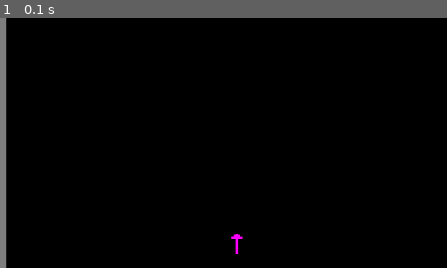
Above: before the commit, frame 1.
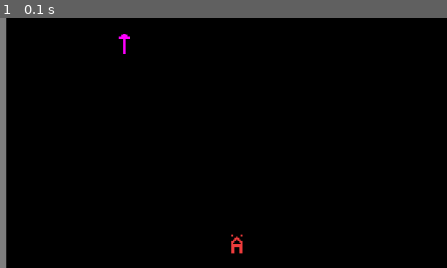
Above: after the commit, the same moment.

Repository: Benricheson101/CS370-Bravo
Game: pygame game, started from main.py
Two runs of this game, one before a commit and one after it. Both use one fixed random seed, a clock stepped at 60 frames per second and the inputs below.
Inputs:
- Up to frame 1 (0.1 s): no input
The pictures show only the part of the screen within x 0-50%, y 41-91%; the shares and areas given below are measured in that part.

The runs differ from the first frame. In frame 1, 0.3% of the frame differs, in the area x 26-55%, y 6-95%.

Commit message:
made enemy :)

Diff:
--- /dev/null
+++ b/entities/enemy.py
@@ -0,0 +1,15 @@
+from entities.player import Player
+from renderer.cell import Cell
+
+
+class Enemy(Cell):
+    def __init__(self) -> None:
+        super().__init__()
+        self.load_sprite("./sprites/enemy.png")
+
+    def on_collision(self, cell: "Cell") -> bool:
+        if isinstance(cell, Player):
+            print("Player hit a monster! OUCHIE!")
+            return True
+
+        return False
--- a/main.py
+++ b/main.py
@@ -18,6 +18,7 @@
 from entities.wall import Wall
 from renderer.cell_grid import CellGrid
 from entities.teleport import Teleport
+from entities.enemy import Enemy
 
 
 def main():
@@ -48,7 +49,8 @@
     game.put((4, 0), Wall())
     game.put((0, 1), Wall())
     game.put((5, 5), Gem())
-    game.put((20,20), Teleport())
+    game.put((10,10), Teleport())
+    game.put((20,20), Enemy())
 
     running = True
     clock = pygame.time.Clock()
